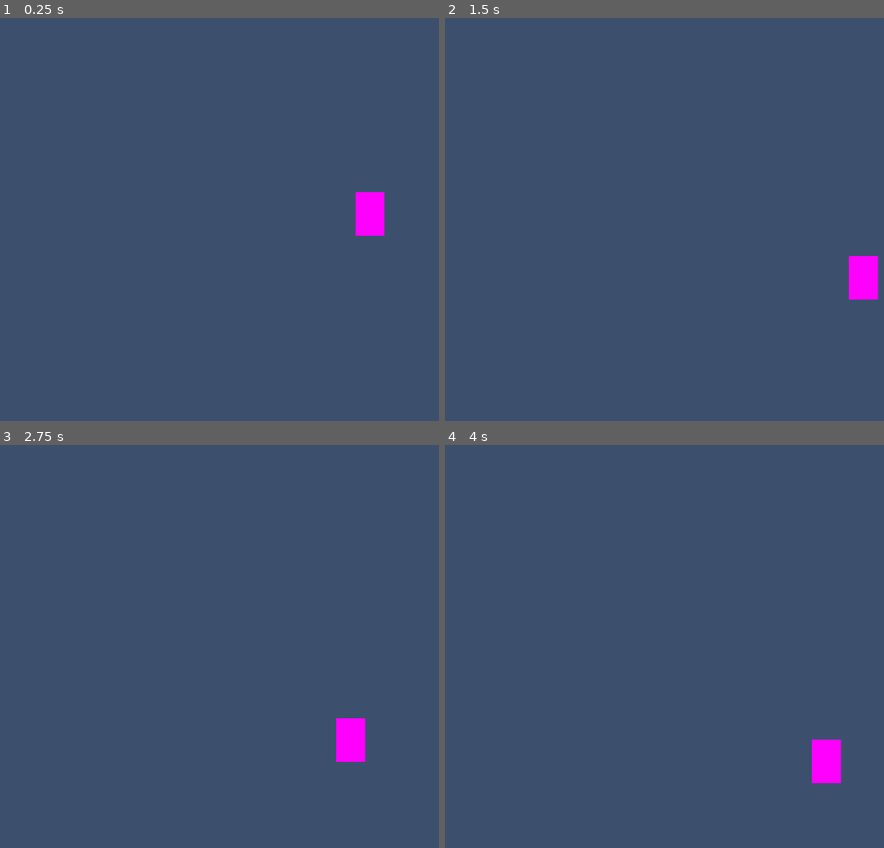
Above: before the commit, frames 1-4 (two rows, left to right).
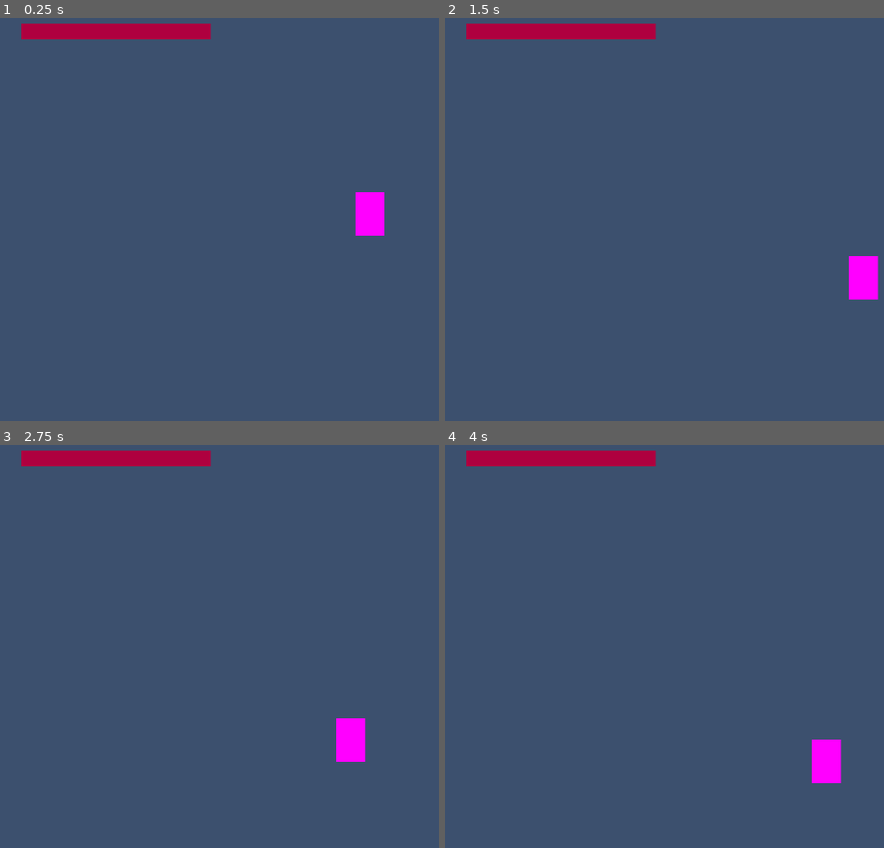
Above: after the commit, the same moments.

Repository: endertitan100/Ocusuk
Game: Godot game, scene res://Game.tscn
The game is run twice, just before and just after one commit, with the same random seed, the same clock (stepped at 60 frames per second) and the same inputs.
Inputs:
- Up to frame 1 (0.25 s): no input
- Up to frame 2 (1.5 s): hold D (right) 0.53-1.28 s; hold S (dive) 0.53-1.28 s; tap Space (jump) at 0.77 s; hold A (left) from 1.28 s (still down); tap S (dive) at 1.35 s
- Up to frame 3 (2.75 s): tap Space (jump) at 1.52 s; release A (left) at 2.03 s; hold D (right) from 2.03 s (still down); hold S (dive) from 2.03 s (still down)
- Up to frame 4 (4 s): release S (dive) at 2.78 s; tap S (dive) at 2.85 s; tap Space (jump) at 3.02, 3.77 s; release D (right) at 3.53 s; hold A (left) from 3.53 s (still down); hold S (dive) from 3.53 s (still down)

The runs differ from the first frame. In frame 1, 1.7% of the frame differs, in the area x 4-49%, y 1-6%; in frame 2, 1.7%; in frame 3, 1.7%; in frame 4, 1.7%.

Commit message:
Game.tscn
Added HealthBar

Diff:
--- a/Game.tscn
+++ b/Game.tscn
@@ -12,6 +12,14 @@
 
 [sub_resource type="RectangleShape2D" id="RectangleShape2D_6wafx"]
 size = Vector2(50, 76)
+
+[sub_resource type="Theme" id="Theme_d28jh"]
+
+[sub_resource type="StyleBoxFlat" id="StyleBoxFlat_010as"]
+bg_color = Color(0, 0.676564, 0.75267, 1)
+
+[sub_resource type="StyleBoxFlat" id="StyleBoxFlat_n733s"]
+bg_color = Color(0.685423, 0, 0.245244, 1)
 
 [sub_resource type="Curve" id="Curve_xcvfr"]
 _data = [Vector2(0, 0), 0.0, 0.0, 0, 0, Vector2(0.368771, 0.201602), 0.0, 0.0, 0, 0, Vector2(0.558139, 0.0714287), 0.0, 0.0, 0, 0, Vector2(0.810631, 0.50534), 0.0, 0.0, 0, 0, Vector2(0.986711, 0.00200272), 0.0, 0.0, 0, 0]
@@ -65,6 +73,19 @@
 [node name="CollisionShape2D" type="CollisionShape2D" parent="Player/Area2D"]
 shape = SubResource("RectangleShape2D_6wafx")
 
+[node name="Health" type="ProgressBar" parent="Player"]
+top_level = true
+offset_left = -603.0
+offset_top = -326.0
+offset_right = -276.0
+offset_bottom = -299.0
+theme = SubResource("Theme_d28jh")
+theme_override_styles/background = SubResource("StyleBoxFlat_010as")
+theme_override_styles/fill = SubResource("StyleBoxFlat_n733s")
+step = 5.0
+value = 100.0
+show_percentage = false
+
 [node name="EnemySpawner" type="MeshInstance2D" parent="."]
 position = Vector2(700, -450)
 mesh = SubResource("QuadMesh_7jaae")
Not shown: 1 places in Game.tscn that only renumber resources
